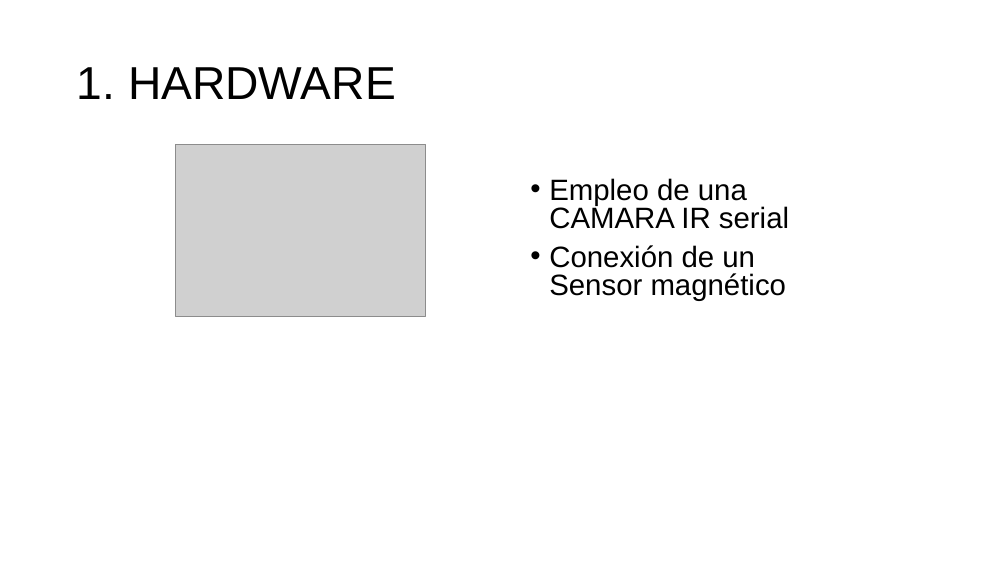
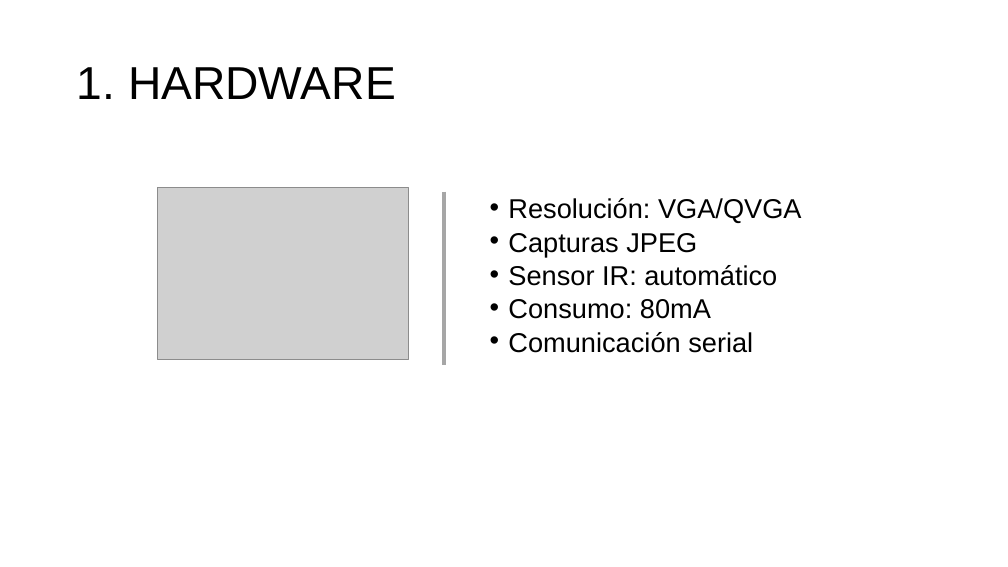
Before and after one commit to aludena18/Tesis, a slide deck: slide 18 of Telelocalización y Captura de Imágenes.pptx. Drawn at 1008x567 pixels with LibreOffice and Linux fonts; fonts in the diff are those of the drawing; grey boxes stand for pictures. Boxes give left, top, right and bottom in pixels: in the first picture for what was removed or moved away, otherwise in the second. Text is boxed around its words. In the diff, an @@ line names an element or a change of style, - is before the commit and + after.

```diff
--- a/Telelocalización y Captura de Imágenes.pptx
+++ b/Telelocalización y Captura de Imágenes.pptx
@@ picture moved from (x1=175, y1=144, x2=426, y2=317) to (x1=158, y1=188, x2=408, y2=360) @@
@@ line added from (444, 192) to (444, 365), #A6A6A6 3 pt @@
@@ text at (x1=508, y1=198, x2=802, y2=353): text changed; size 28 to 25.9 pt @@
-• Empleo de una CAMARA IR serial
-• Conexión de un Sensor magnético
+• Resolución: VGA/QVGA
+• Capturas JPEG
+• Sensor IR: automático
+• Consumo: 80mA
+• Comunicación serial
```
Also in this commit, not shown: 14 other slides changed, 1 other file.
